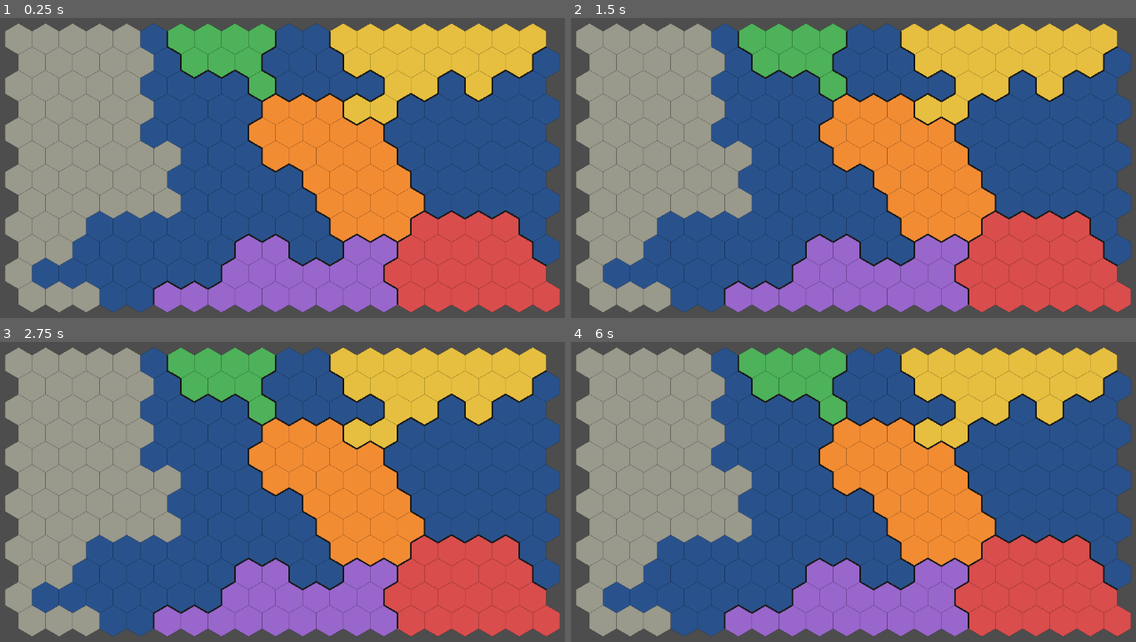
Above: before the commit, frames 1-4 (two rows, left to right).
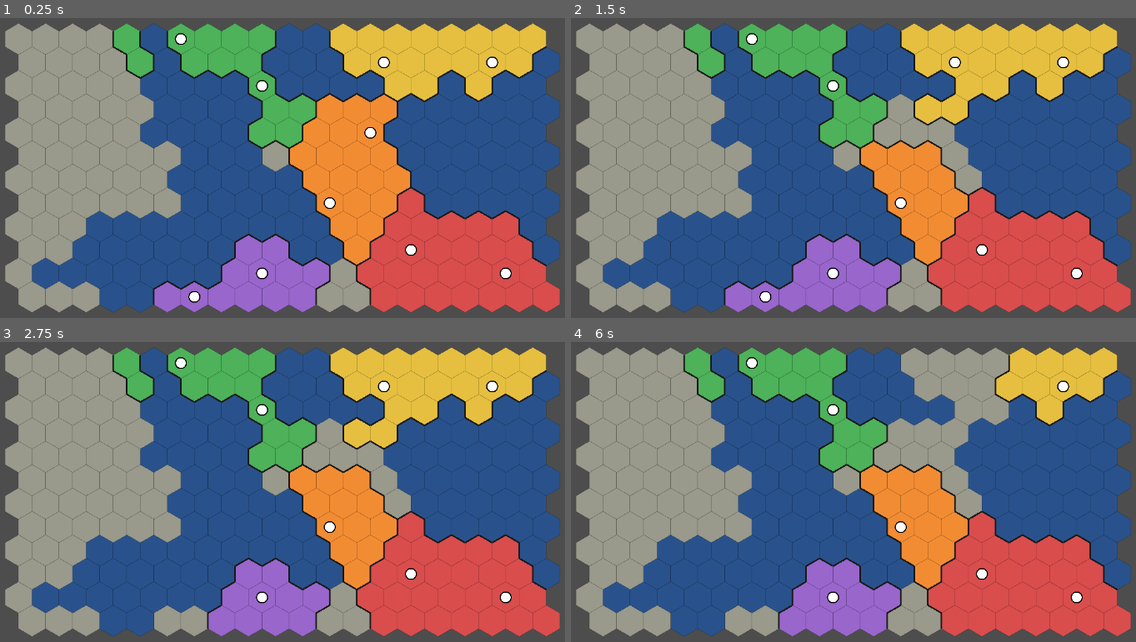
Above: after the commit, the same moments.

Repository: dwaite498/fault-lines-the-gift
Game: Godot game, scene res://scenes/main.tscn
Same seed, same stepped clock (60 frames per second), same inputs: the game is played once before the commit and once after it.
Inputs:
- Up to frame 1 (0.25 s): no input
- Up to frame 2 (1.5 s): tap Enter at 0.5 s; hold D 0.53-1.28 s; tap Space at 1.25 s
- Up to frame 3 (2.75 s): tap Enter at 2 s; hold D from 2.03 s (still down)
- Up to frame 4 (6 s): tap Space at 2.75, 4.25 s; tap Enter at 3.5 s; release D at 3.53 s; hold D from 5.78 s (still down)

The runs differ from the first frame. In frame 1, 7.7% of the frame differs, in the area x 19-91%, y 1-99%; in frame 2, 9.2%; in frame 3, 9.9%; in frame 4, 14%.

Commit message:
Add seeded cities, city-based tile ownership, and nation elimination (Task 4)

Diff:
--- /dev/null
+++ b/data/cities_config.json
@@ -0,0 +1,5 @@
+{
+	"cities_per_nation": 2,
+	"claim_radius": 2,
+	"min_spacing": 3
+}
--- a/scripts/main.gd
+++ b/scripts/main.gd
@@ -1,12 +1,29 @@
 extends Node2D
-## Entry scene. Builds the map from data/map_config.json and shows it.
+## Entry scene. Builds the map from data/ configs and shows it.
+## Debug: press D to remove the newest city (tests nation elimination).
 
 const GAME_TITLE := "Fault Lines: The Gift"
 const MAP_CONFIG_PATH := "res://data/map_config.json"
 
+var _view: MapView
+
 
 func _ready() -> void:
 	get_window().title = GAME_TITLE
-	var view := MapView.new()
-	view.hex_map = HexMap.from_config_file(MAP_CONFIG_PATH)
-	add_child(view)
+	_view = MapView.new()
+	_view.hex_map = HexMap.from_config_file(MAP_CONFIG_PATH)
+	add_child(_view)
+
+
+func _unhandled_input(event: InputEvent) -> void:
+	if not OS.is_debug_build():
+		return
+	var key := event as InputEventKey
+	if key and key.pressed and not key.echo and key.keycode == KEY_D:
+		var hex_map := _view.hex_map
+		if hex_map.cities.is_empty():
+			return
+		var city: Dictionary = hex_map.cities.back()
+		var eliminated := hex_map.remove_city(city.id)
+		print("Removed city %d; eliminated nations: %s" % [city.id, eliminated])
+		_view.queue_redraw()
--- a/scripts/map/hex_map.gd
+++ b/scripts/map/hex_map.gd
@@ -1,6 +1,6 @@
 class_name HexMap
 extends RefCounted
-## Generates a seeded hex map: land, water, and contiguous nations.
+## Generates a seeded hex map: land, water, nations, and their cities.
 ## No drawing here; see map_view.gd.
 ## Cells use "odd-r" offset coordinates: pointy-top hexes, odd rows shifted right.
 
@@ -18,28 +18,143 @@
 
 var width := 0
 var height := 0
-## Vector2i cell -> WATER, UNCLAIMED (neutral land), or a nation index.
+## Vector2i cell -> WATER, UNCLAIMED (neutral land), or the owning nation index.
+## Ownership comes from cities; see update_ownership().
 var cells: Dictionary = {}
-
-
-## Builds a map from a JSON config with width, height, seed, land_ratio, nation_count.
-static func from_config_file(path: String) -> HexMap:
-	var config: Dictionary = JSON.parse_string(FileAccess.get_file_as_string(path))
+## Generated nation areas (same keys and values as cells). Cities are placed inside these.
+var territory: Dictionary = {}
+## Each city is {"id": int, "nation": int, "cell": Vector2i}, kept in ascending id order.
+var cities: Array[Dictionary] = []
+## Nations that still have at least one city.
+var nations: Array[int] = []
+var claim_radius := 2
+
+
+## Builds a map from the map config (width, height, seed, land_ratio, nation_count)
+## and the cities config (cities_per_nation, claim_radius, min_spacing).
+static func from_config_file(map_path: String,
+		cities_path := "res://data/cities_config.json") -> HexMap:
+	var map_cfg: Dictionary = JSON.parse_string(FileAccess.get_file_as_string(map_path))
+	var city_cfg: Dictionary = JSON.parse_string(FileAccess.get_file_as_string(cities_path))
 	var hex_map := HexMap.new()
-	hex_map.generate(int(config.width), int(config.height), int(config.seed),
-			float(config.land_ratio), int(config.nation_count))
+	hex_map.generate(int(map_cfg.width), int(map_cfg.height), int(map_cfg.seed),
+			float(map_cfg.land_ratio), int(map_cfg.nation_count),
+			int(city_cfg.cities_per_nation), int(city_cfg.claim_radius),
+			int(city_cfg.min_spacing))
 	return hex_map
 
 
 func generate(map_width: int, map_height: int, map_seed: int,
-		land_ratio: float, nation_count: int) -> void:
+		land_ratio: float, nation_count: int, cities_per_nation := 2,
+		city_claim_radius := 2, min_spacing := 3) -> void:
 	width = map_width
 	height = map_height
+	claim_radius = city_claim_radius
 	cells.clear()
+	cities.clear()
+	nations.clear()
 	var rng := RandomNumberGenerator.new()
 	rng.seed = map_seed
 	_make_land(map_seed, land_ratio)
 	_make_nations(rng, nation_count)
+	territory = cells.duplicate()
+	_place_cities(rng, maxi(cities_per_nation, 1), min_spacing)
+	for city in cities:
+		if not nations.has(city.nation):
+			nations.append(city.nation)
+	update_ownership()
+
+
+## Distance in hex steps between two cells.
+static func hex_distance(a: Vector2i, b: Vector2i) -> int:
+	var ac := _to_cube(a)
+	var bc := _to_cube(b)
+	return maxi(maxi(absi(ac.x - bc.x), absi(ac.y - bc.y)), absi(ac.z - bc.z))
+
+
+static func _to_cube(cell: Vector2i) -> Vector3i:
+	var x := cell.x - int((cell.y - (cell.y & 1)) / 2.0)
+	return Vector3i(x, -x - cell.y, cell.y)
+
+
+## Each land tile goes to the nation of the closest city within claim_radius.
+## Ties go to the lowest city id. Unclaimed land is neutral.
+func update_ownership() -> void:
+	for cell in territory:
+		if territory[cell] == WATER:
+			cells[cell] = WATER
+			continue
+		var owner := UNCLAIMED
+		var best_dist := claim_radius + 1
+		for city in cities:
+			var dist := hex_distance(cell, city.cell)
+			if dist < best_dist:
+				best_dist = dist
+				owner = city.nation
+		cells[cell] = owner
+
+
+## Removes a city, then removes any nation left with no cities.
+## Returns the eliminated nation indexes. Also the test hook for elimination.
+func remove_city(city_id: int) -> Array[int]:
+	for i in cities.size():
+		if cities[i].id == city_id:
+			cities.remove_at(i)
+			break
+	var eliminated := eliminate_nations_without_cities()
+	update_ownership()
+	return eliminated
+
+
+## Removes every nation that has 0 cities. Returns the removed nation indexes.
+func eliminate_nations_without_cities() -> Array[int]:
+	var removed: Array[int] = []
+	for nation in nations.duplicate():
+		if not cities.any(func(city): return city.nation == nation):
+			nations.erase(nation)
+			removed.append(nation)
+	return removed
+
+
+## Places cities on each nation's land, one round per city so every nation gets
+## its first city before any gets a second. Cities keep min_spacing from all others.
+func _place_cities(rng: RandomNumberGenerator, per_nation: int, min_spacing: int) -> void:
+	var land_by_nation := {}
+	for cell in territory:
+		var nation: int = territory[cell]
+		if nation >= 0:
+			if not land_by_nation.has(nation):
+				land_by_nation[nation] = []
+			land_by_nation[nation].append(cell)
+	var nation_ids := land_by_nation.keys()
+	nation_ids.sort()
+	for nation in nation_ids:
+		_shuffle(land_by_nation[nation], rng)
+	for pass_index in per_nation:
+		for nation in nation_ids:
+			var spot: Variant = _first_spaced_cell(land_by_nation[nation], min_spacing)
+			if spot == null:
+				if pass_index > 0:
+					continue
+				# Every nation needs at least one city, even if spacing can't be met.
+				push_warning("Nation %d: no hex meets city spacing" % nation)
+				spot = land_by_nation[nation][0]
+			cities.append({"id": cities.size(), "nation": nation, "cell": spot})
+
+
+func _first_spaced_cell(candidates: Array, min_spacing: int) -> Variant:
+	for cell in candidates:
+		if cities.all(func(city): return hex_distance(cell, city.cell) >= min_spacing):
+			return cell
+	return null
+
+
+func _shuffle(items: Array, rng: RandomNumberGenerator) -> void:
+	for i in range(items.size() - 1, 0, -1):
+		var j := rng.randi_range(0, i)
+		var tmp = items[i]
+		items[i] = items[j]
+		items[j] = tmp
 
 
 func neighbors(cell: Vector2i) -> Array[Vector2i]:
--- a/scripts/map/map_view.gd
+++ b/scripts/map/map_view.gd
@@ -35,6 +35,10 @@
 		for n in hex_map.neighbors(cell):
 			if hex_map.cells[n] != owner:
 				_draw_shared_edge(cell, n)
+	for city in hex_map.cities:
+		var center := hex_to_pixel(city.cell)
+		draw_circle(center, HEX_SIZE * 0.35, Color.WHITE)
+		draw_arc(center, HEX_SIZE * 0.35, 0.0, TAU, 24, Color.BLACK, 2.0)
 
 
 func _draw_shared_edge(cell: Vector2i, other: Vector2i) -> void:
